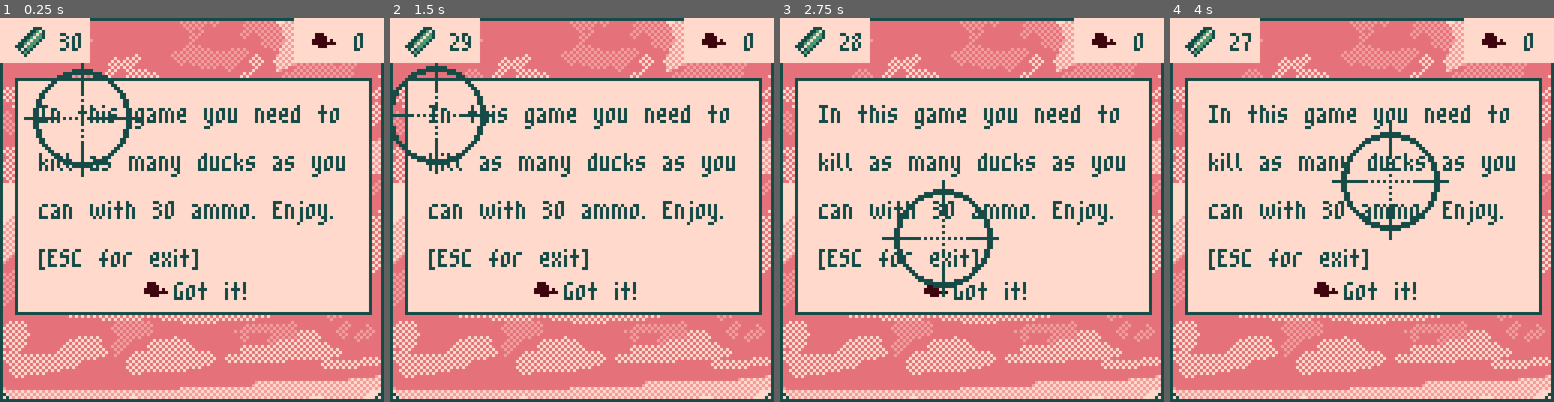
Above: before the commit, frames 1-4 (left to right).
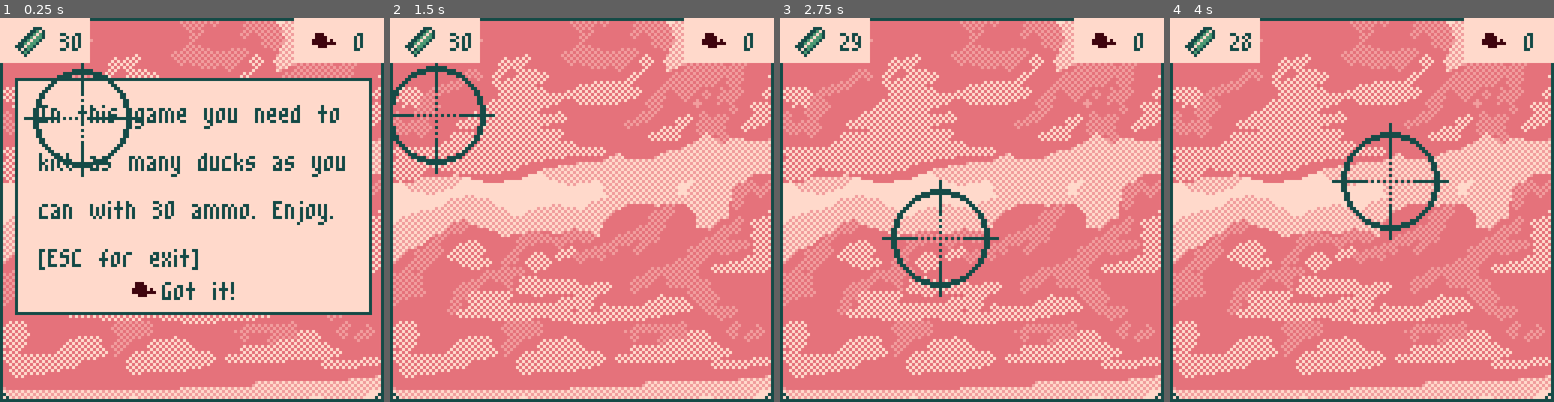
Above: after the commit, the same moments.

Repository: BurntRobot/Every-bird-is-fed-with-its-beak
Game: Godot game, scene res://Shooting/Shooting.tscn
Same seed, same stepped clock (60 frames per second), same inputs: the game is played once before the commit and once after it.
Inputs (mouse positions are in pixels of both pictures, inside the frame that each line leads up to):
- Up to frame 1 (0.25 s): no input
- Up to frame 2 (1.5 s): click "Got it!" at 0.5 s; click (582, 290) at 1.25 s, where only the run before the commit has a clickable "Got it!"
- Up to frame 3 (2.75 s): click (972, 290) at 2 s, where only the run before the commit has a clickable "Got it!"
- Up to frame 4 (4 s): move the mouse to (1446, 190) at 2.77 s; click (1446, 190) at 2.85 s; move the mouse to (1285, 229) at 3.52 s; click (1285, 229) at 3.6 s

The runs differ from the first frame. In frame 1, 0.6% of the frame differs, in the area x 34-65%, y 68-74%; in frame 2, 44%; in frame 3, 44%, in the area x 3-97%, y 3-78%; in frame 4, 43%.

Commit message:
Intro is ready.

Diff:
--- a/PlayerScope/PlayerScope.gd
+++ b/PlayerScope/PlayerScope.gd
@@ -5,6 +5,7 @@
 var on_cooldown = false
 var bullets = 30
 var dead_ducks = 0
+var game_started = false
 
 
 func _ready():
@@ -18,7 +19,8 @@
 			$AudioStreamPlayer2D.play()
 			on_cooldown = true
 			$CooldownTimer.start()
-			bullets -= 1
+			if game_started:
+				bullets -= 1
 		else:
 			if not $AnimationPlayer.is_playing():
 				$AnimationPlayer.play("idle")
--- a/Shooting/Shooting.gd
+++ b/Shooting/Shooting.gd
@@ -10,6 +10,10 @@
 	if Input.is_action_just_pressed("quit"):
 		get_tree().quit()
 
-
 func _on_LinkButton_pressed():
-	print("pressed")
+	$Control3.visible = false
+	$LinkButton.visible = false
+	$PlayerScope.game_started = true
+	$spawners/Spawner.start_spawn()
+	$spawners/Spawner2.start_spawn()
+	$spawners/Spawner3.start_spawn()
--- a/Shooting/Shooting.tscn
+++ b/Shooting/Shooting.tscn
@@ -4,13 +4,13 @@
 [ext_resource path="res://Shooting/Background.png" type="Texture" id=2]
 [ext_resource path="res://m3x6.ttf" type="DynamicFontData" id=3]
 [ext_resource path="res://Shooting/Frame.png" type="Texture" id=4]
-[ext_resource path="res://Shooting/Duck.png" type="Texture" id=5]
-[ext_resource path="res://Shooting/Spawner.tscn" type="PackedScene" id=6]
-[ext_resource path="res://PlayerScope/PlayerScope.tscn" type="PackedScene" id=7]
-[ext_resource path="res://Shooting/DeadZone.tscn" type="PackedScene" id=8]
-[ext_resource path="res://Shooting/forest_ambient.ogg" type="AudioStream" id=9]
-[ext_resource path="res://Shooting/Red Curtain.ogg" type="AudioStream" id=10]
-[ext_resource path="res://Shooting/Bullet0000.png" type="Texture" id=11]
+[ext_resource path="res://Shooting/Spawner.tscn" type="PackedScene" id=5]
+[ext_resource path="res://PlayerScope/PlayerScope.tscn" type="PackedScene" id=6]
+[ext_resource path="res://Shooting/DeadZone.tscn" type="PackedScene" id=7]
+[ext_resource path="res://Shooting/forest_ambient.ogg" type="AudioStream" id=8]
+[ext_resource path="res://Shooting/Red Curtain.ogg" type="AudioStream" id=9]
+[ext_resource path="res://Shooting/Bullet0000.png" type="Texture" id=10]
+[ext_resource path="res://Shooting/Duck.png" type="Texture" id=11]
 
 [sub_resource type="DynamicFont" id=1]
 font_data = ExtResource( 3 )
@@ -60,54 +60,33 @@
 patch_margin_right = 3
 patch_margin_bottom = 3
 
-[node name="LinkButton" type="TextureButton" parent="Control3"]
-margin_left = -2.0
-margin_top = 10.0
-margin_right = 35.0
-margin_bottom = 21.0
-
-[node name="Sprite" type="Sprite" parent="Control3/LinkButton"]
-position = Vector2( 6, 5 )
-texture = ExtResource( 5 )
-region_enabled = true
-region_rect = Rect2( 8, 1, 8, 6 )
-
-[node name="Label2" type="Label" parent="Control3/LinkButton"]
-margin_left = 12.0
-margin_top = -3.0
-margin_right = 37.0
-margin_bottom = 10.0
-custom_fonts/font = SubResource( 1 )
-custom_colors/font_color = Color( 0.0901961, 0.298039, 0.282353, 1 )
-text = "Got it!"
-
 [node name="spawners" type="Node2D" parent="."]
 
-[node name="Spawner" parent="spawners" instance=ExtResource( 6 )]
+[node name="Spawner" parent="spawners" instance=ExtResource( 5 )]
 position = Vector2( -17.7993, 13.3905 )
 
-[node name="Spawner2" parent="spawners" instance=ExtResource( 6 )]
+[node name="Spawner2" parent="spawners" instance=ExtResource( 5 )]
 position = Vector2( -38.233, 95.4657 )
 
-[node name="Spawner3" parent="spawners" instance=ExtResource( 6 )]
+[node name="Spawner3" parent="spawners" instance=ExtResource( 5 )]
 position = Vector2( -69.2241, 49.8305 )
 
-[node name="PlayerScope" parent="." instance=ExtResource( 7 )]
+[node name="PlayerScope" parent="." instance=ExtResource( 6 )]
 position = Vector2( 59, 46 )
 
-[node name="DeadZone" parent="." instance=ExtResource( 8 )]
+[node name="DeadZone" parent="." instance=ExtResource( 7 )]
 
-[node name="DeadZone2" parent="." instance=ExtResource( 8 )]
+[node name="DeadZone2" parent="." instance=ExtResource( 7 )]
 position = Vector2( 141.673, 56.1931 )
 rotation = 1.57127
 
 [node name="Ambient" type="AudioStreamPlayer" parent="."]
-stream = ExtResource( 9 )
+stream = ExtResource( 8 )
 volume_db = -20.0
 autoplay = true
 
 [node name="Music" type="AudioStreamPlayer" parent="."]
-stream = ExtResource( 10 )
+stream = ExtResource( 9 )
 autoplay = true
 
 [node name="EndgameTimer" type="Timer" parent="."]
@@ -182,7 +161,28 @@
 
 [node name="Sprite" type="Sprite" parent="Control2"]
 position = Vector2( 10, 8 )
-texture = ExtResource( 5 )
+texture = ExtResource( 11 )
 region_enabled = true
 region_rect = Rect2( 8, 1, 8, 6 )
-[connection signal="pressed" from="Control3/LinkButton" to="." method="_on_LinkButton_pressed"]
+
+[node name="LinkButton" type="LinkButton" parent="."]
+margin_left = 42.0
+margin_top = 86.0
+margin_right = 79.0
+margin_bottom = 100.0
+
+[node name="Sprite" type="Sprite" parent="LinkButton"]
+position = Vector2( 6, 5 )
+texture = ExtResource( 11 )
+region_enabled = true
+region_rect = Rect2( 8, 1, 8, 6 )
+
+[node name="Label2" type="Label" parent="LinkButton"]
+margin_left = 12.0
+margin_top = -3.0
+margin_right = 37.0
+margin_bottom = 10.0
+custom_fonts/font = SubResource( 1 )
+custom_colors/font_color = Color( 0.0901961, 0.298039, 0.282353, 1 )
+text = "Got it!"
+[connection signal="pressed" from="LinkButton" to="." method="_on_LinkButton_pressed"]
--- a/Shooting/Spawner.gd
+++ b/Shooting/Spawner.gd
@@ -11,3 +11,6 @@
 	node.position.y = randf() * 50
 	node.speed = randf() * 2 + 1
 	add_child(node)
+
+func start_spawn():
+	$SpawnTimer.start()
Not shown: 1 places in Shooting/Shooting.tscn that only renumber resources
